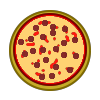
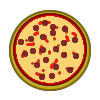
Comparing the layer stacks of the two 100px x 100px images. Changes:
removed layer "Layer 5" over [18, 20, 79, 80]
removed layer "Layer 4" (was 87%) over [21, 21, 77, 77]
removed layer "Layer 2" (was 90%) over [16, 16, 84, 83]
added layer "pepperoni" above "sauce bubbles" over [18, 20, 79, 80]
added layer "sauce bubbles" (87%) above "cheese" over [21, 21, 77, 77]
added layer "cheese" (90%) above "Layer 3" over [16, 16, 84, 83]
painted on "Layer 3" over [13, 13, 87, 86]
painted on "Background" over [9, 10, 91, 91]
